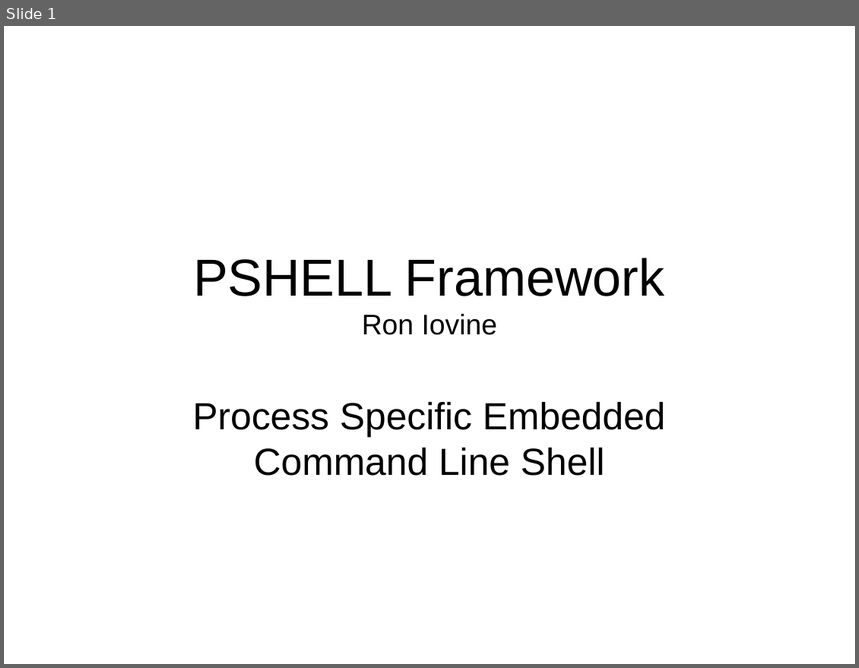
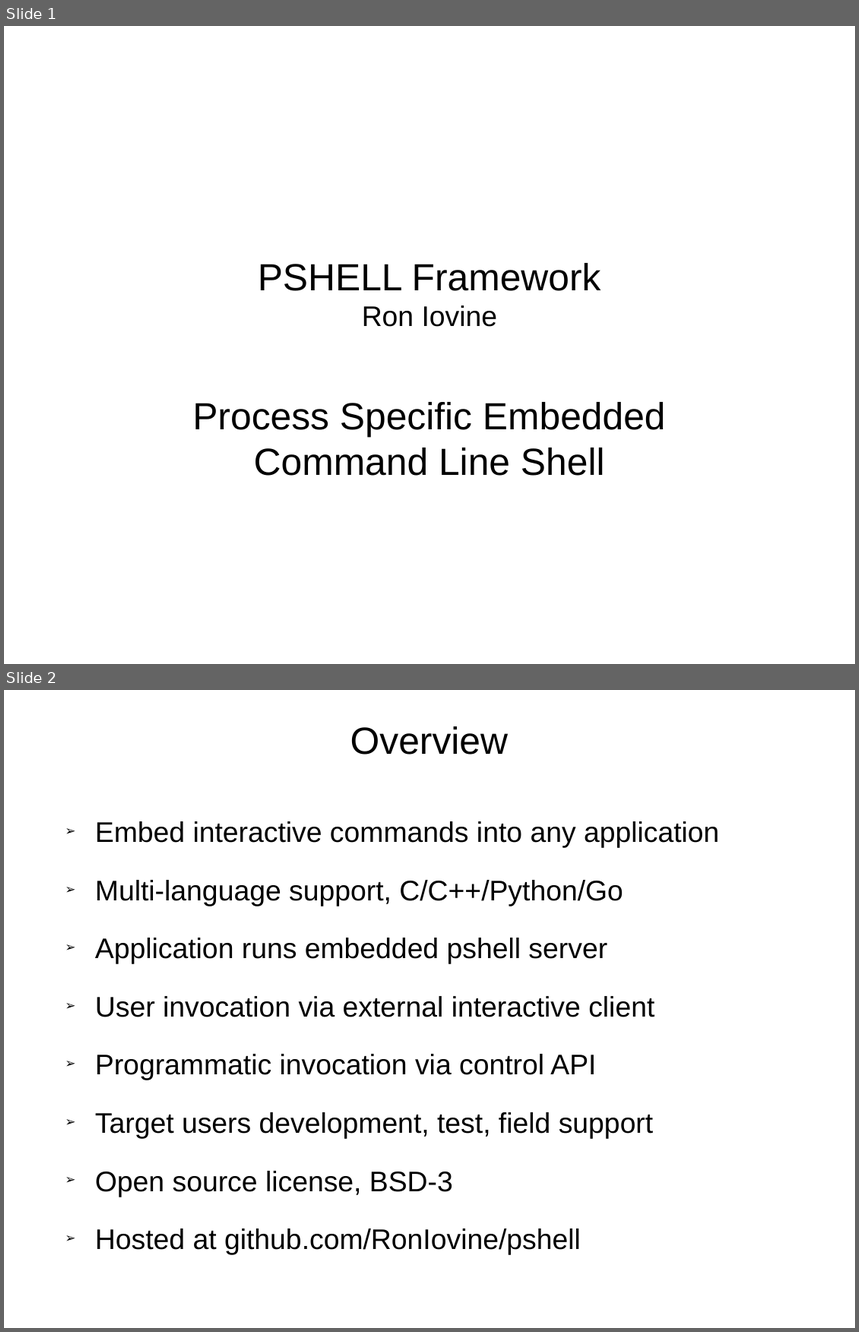
Before and after one commit to RonIovine/pshell, a slide deck: PSHELL-Framework.ppt. Shown one above the other, each under a label of ours: slide 1 before the commit, slides 1 and 2 after it. The pictures are 859x668 and 859x1332 pixels, drawn with LibreOffice and Linux fonts; fonts in the diff are those of the drawing. Boxes give left, top, right and bottom in pixels: in the first picture for what was removed or moved away, otherwise in the second. Text is boxed around its words. In the diff, an @@ line names an element or a change of style, - is before the commit and + after.

Commit message:
Update PPT and make command line mode help consistent for python client

```diff
--- a/PSHELL-Framework.ppt
+++ b/PSHELL-Framework.ppt
@@ slide 2 added at <box>4,690,855,1328</box>, background #FFFFFF @@
@@ title added at <box>351,726,508,755</box>, 32 pt, text #000000 @@
+Overview
@@ text added at <box>95,821,719,1255</box>, 24 pt, text #000000 @@
+➢ Embed interactive commands into any application
+➢ Multi-language support, C/C++/Python/Go
+➢ Application runs embedded pshell server
+➢ User invocation via external interactive client
+➢ Programmatic invocation via control API
+➢ Target users development, test, field support
+➢ Open source license, BSD-3
+➢ Hosted at github.com/RonIovine/pshell
@@ slide 1 changed as well @@
@@ title "PSHELL Framework Ron Iovine" at <box>258,263,601,327</box>: size 44 to 32 pt in "PSHELL Framework" @@
```
Also in this commit, not shown: 2 other slides changed, 2 other slides added, 2 slides removed, 6 other files.
